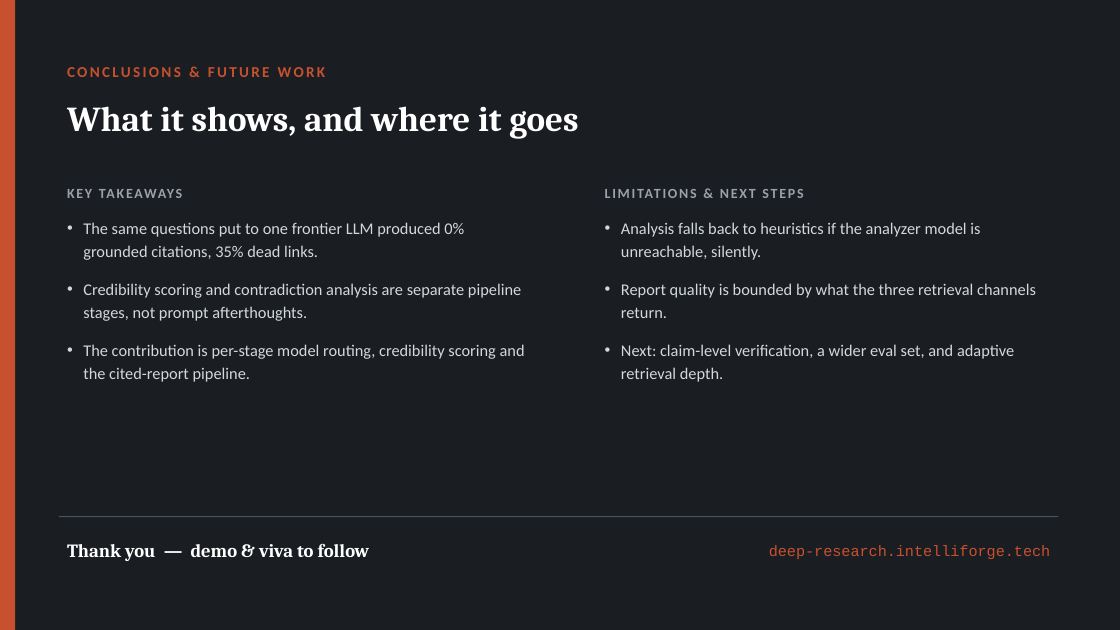
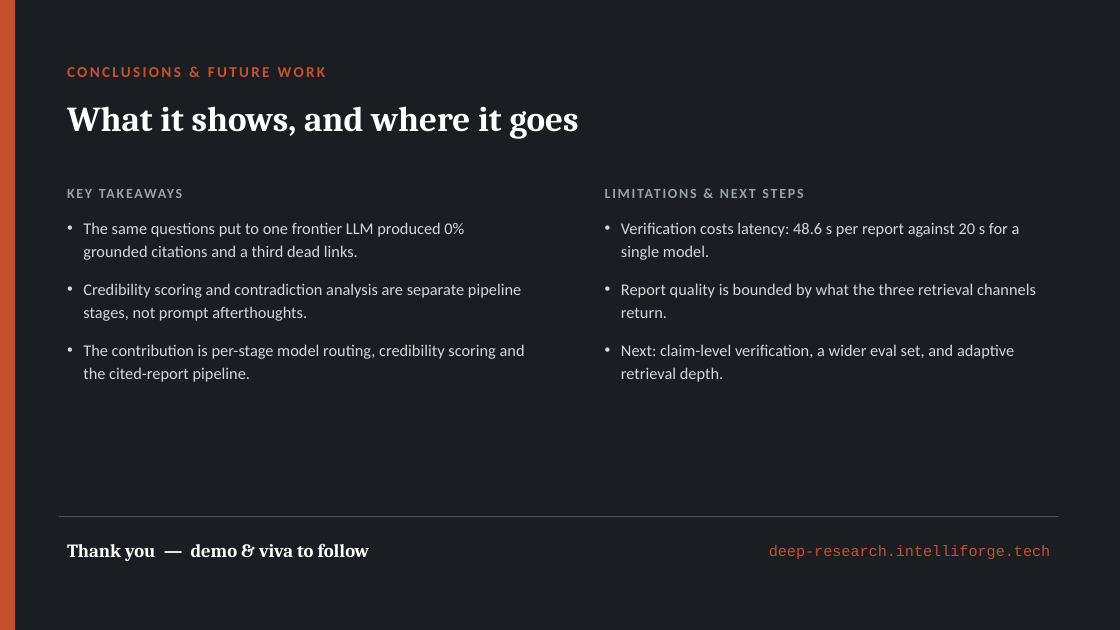
Before and after one commit to gengirish/multi-agent-deep-research, a slide deck: slide 8 of Multi-Agent-Deep-Research.pptx. Drawn at 1120x630 pixels with LibreOffice and Linux fonts; fonts in the diff are those of the drawing. Boxes give left, top, right and bottom in pixels: in the first picture for what was removed or moved away, otherwise in the second. Text is boxed around its words. In the diff, an @@ line names an element or a change of style, - is before the commit and + after.

```diff
--- a/Multi-Agent-Deep-Research.pptx
+++ b/Multi-Agent-Deep-Research.pptx
@@ text at bbox=[83, 222, 464, 260]: text changed @@
-• The same questions put to one frontier LLM produced 0% grounded citations, 35% dead links.
+• The same questions put to one frontier LLM produced 0% grounded citations and a third dead links.
@@ text at bbox=[621, 222, 1020, 260]: text changed @@
-• Analysis falls back to heuristics if the analyzer model is unreachable, silently.
+• Verification costs latency: 48.6 s per report against 20 s for a single model.
```
Also in this commit, not shown: 3 other slides changed, 4 other files.
